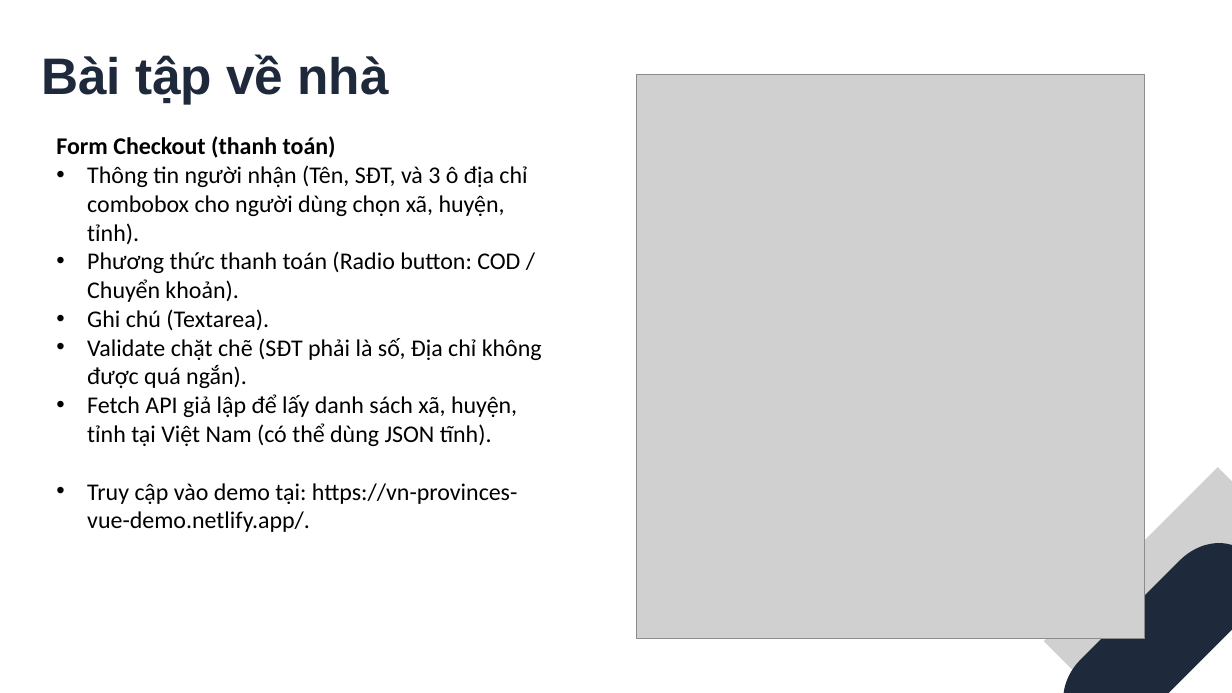
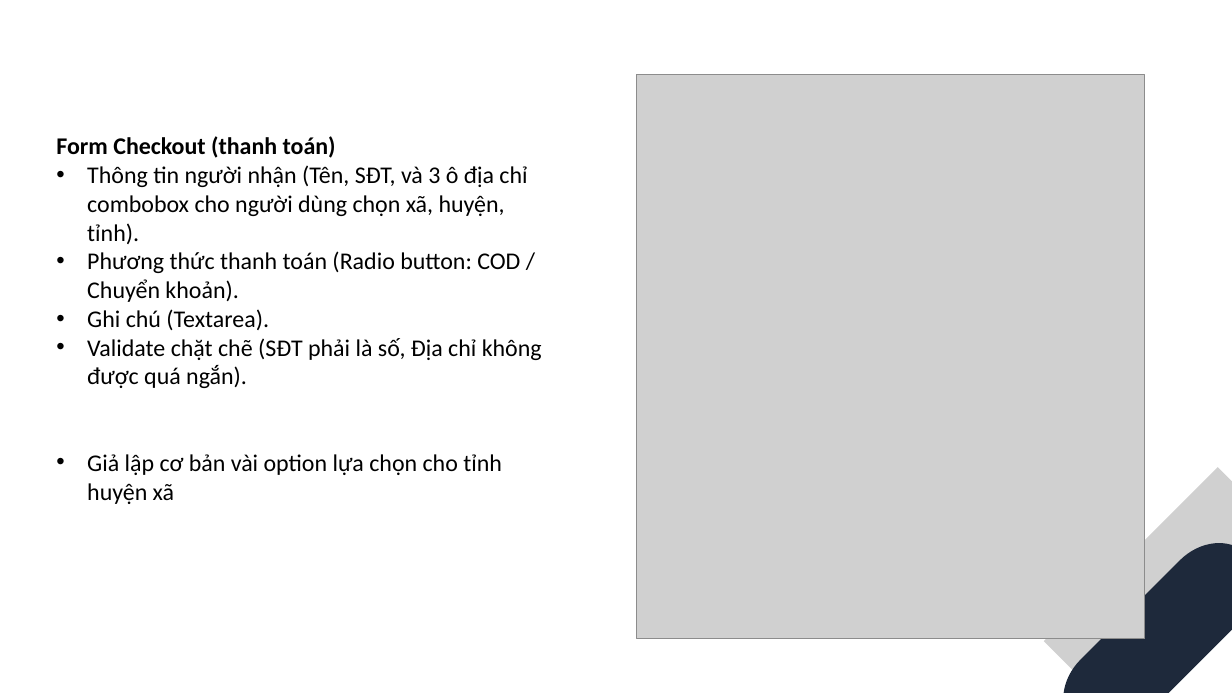
Before and after one commit to trongandev/tai-lieu-day-reactjs-tdsv, a slide deck: slide 8 of giao-an/buoi7/BUỔI 7 FORM & VALIDATION (FORMIK + YUP).pptx. Drawn at 1232x693 pixels with LibreOffice and Linux fonts; fonts in the diff are those of the drawing; grey boxes stand for pictures. Boxes give left, top, right and bottom in pixels: in the first picture for what was removed or moved away, otherwise in the second. Text is boxed around its words. In the diff, an @@ line names an element or a change of style, - is before the commit and + after.

```diff
--- a/giao-an/buoi7/BUỔI 7 FORM & VALIDATION (FORMIK + YUP).pptx
+++ b/giao-an/buoi7/BUỔI 7 FORM & VALIDATION (FORMIK + YUP).pptx
@@ text removed at (41,54,389,104) @@
-Bài tập về nhà
@@ text at (87,454,502,504): text changed @@
-• Fetch API giả lập để lấy danh sách xã, huyện, tỉnh tại Việt Nam (có thể dùng JSON tĩnh).
-• Truy cập vào demo tại: https://vn-provinces-vue-demo.netlify.app/.
+• Giả lập cơ bản vài option lựa chọn cho tỉnh huyện xã
```
Also in this commit, not shown: 55 other files.
